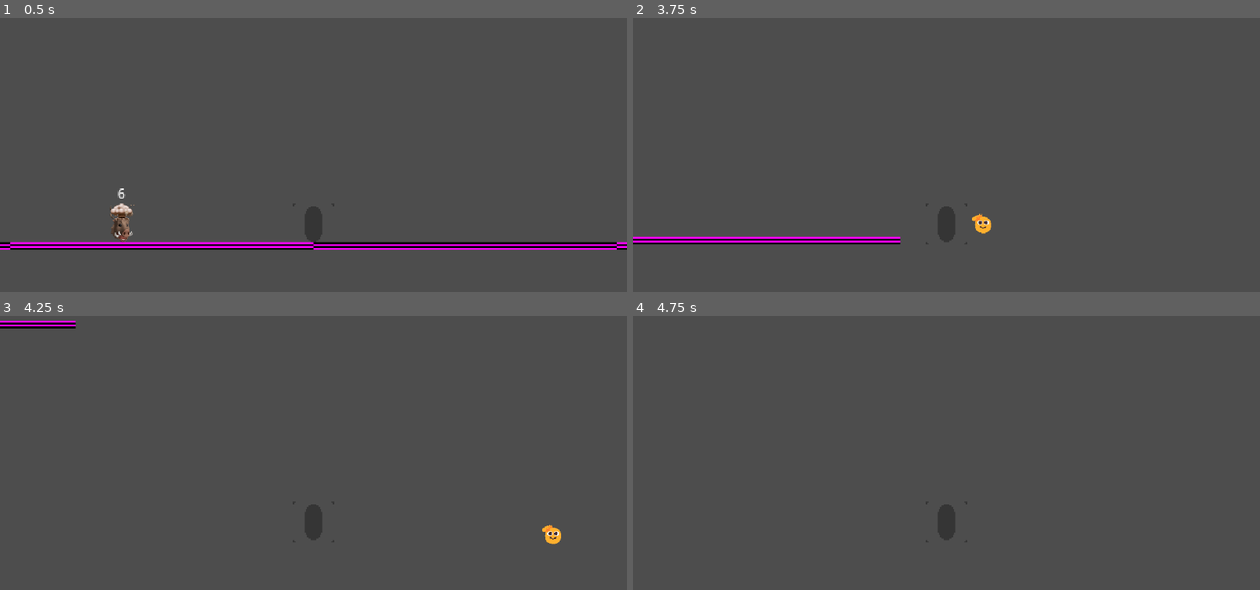
Above: before the commit, frames 1-4 (two rows, left to right).
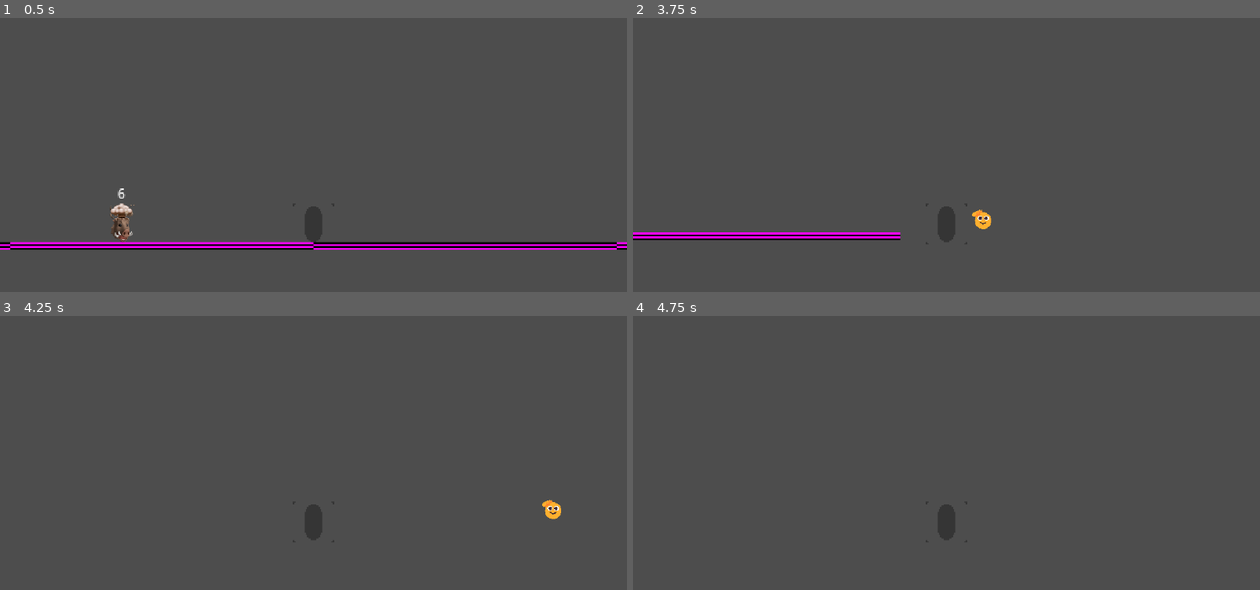
Above: after the commit, the same moments.

Repository: Hevia/BTeam
Game: Godot game, scene res://Scenes/Main/Main.tscn
Two runs of this game, one before a commit and one after it. Both use one fixed random seed, a clock stepped at 60 frames per second and the inputs below.
Inputs (mouse positions are in pixels of both pictures, inside the frame that each line leads up to):
- Up to frame 1 (0.5 s): no input
- Up to frame 2 (3.75 s): tap Enter (TEST_LEVELGEN) at 0.5 s; move the mouse to (1084, 174) at 0.52 s; hold = (CAMERA_ZOOM_IN) 0.53-1.28 s; hold D (move_right) 0.53-2.03 s; tap Space (jump) at 0.77, 1.52, 3.02 s; move the mouse to (821, 209) at 1.27 s; tap - (CAMERA_ZOOM_OUT) at 1.35 s; move the mouse to (1009, 113) at 2.02 s; hold A (move_left) 2.03-2.78 s; hold Enter (TEST_LEVELGEN) 2.03-2.78 s; move the mouse to (915, 261) at 2.77 s; hold D (move_right) from 2.78 s (still down); click (915, 261) at 2.85 s; move the mouse to (1134, 245) at 3.52 s; right-click (1134, 245) at 3.6 s
- Up to frame 3 (4.25 s): keep holding D (move_right); tap Space (jump) at 3.77 s
- Up to frame 4 (4.75 s): move the mouse to (758, 436) at 4.27 s; release D (move_right) at 4.28 s; hold A (move_left) from 4.28 s (still down); tap 1 (weapon1) at 4.35 s; tap Space (jump) at 4.52 s

Frame 1 is identical in both runs. In frame 2, 1.8% of the frame differs, in the area x 0-58%, y 69-83%; in frame 3, 0.7%; in frame 4, nothing differs.

Commit message:
Player Collider Capsule
Updated player collider to be a capsule gamer style

Diff:
--- a/entities/player/Player.tscn
+++ b/entities/player/Player.tscn
@@ -8,8 +8,9 @@
 [sub_resource type="RectangleShape2D" id="RectangleShape2D_g3lhm"]
 size = Vector2(20, 30)
 
-[sub_resource type="RectangleShape2D" id="RectangleShape2D_453mm"]
-size = Vector2(16, 28)
+[sub_resource type="CapsuleShape2D" id="CapsuleShape2D_eaotn"]
+radius = 7.0
+height = 28.0
 
 [node name="Player" type="CharacterBody2D" node_paths=PackedStringArray("player_health")]
 script = ExtResource("1_453mm")
@@ -35,7 +36,7 @@
 
 [node name="CollisionShape2D" type="CollisionShape2D" parent="."]
 position = Vector2(0, -14)
-shape = SubResource("RectangleShape2D_453mm")
+shape = SubResource("CapsuleShape2D_eaotn")
 
 [node name="Visuals" type="Node2D" parent="."]
 
